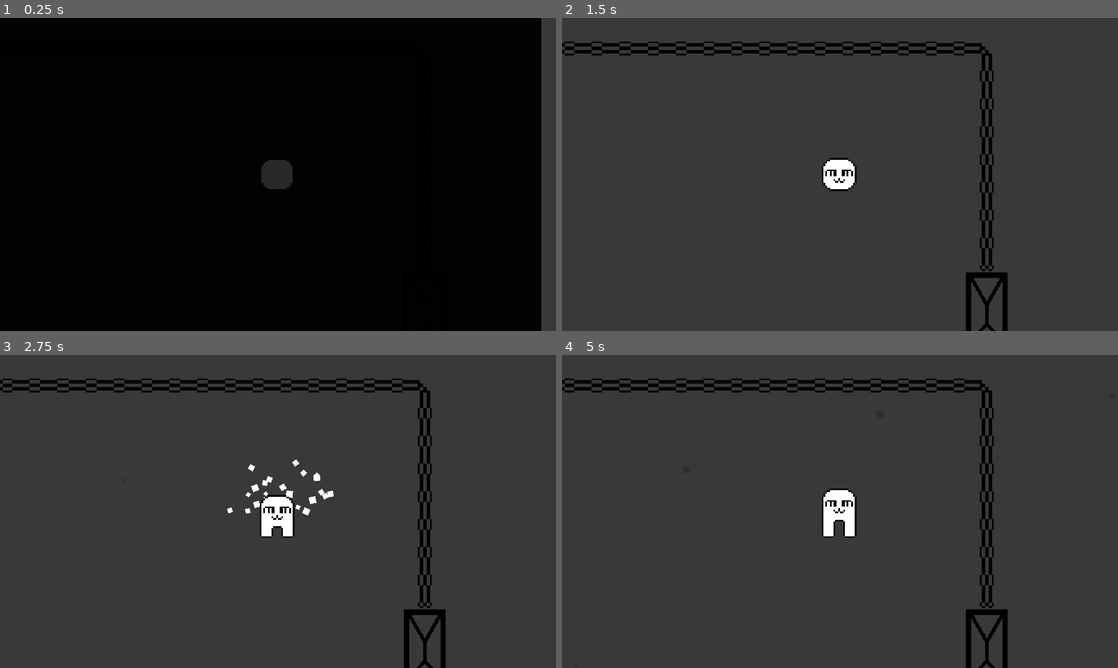
Above: before the commit, frames 1-4 (two rows, left to right).
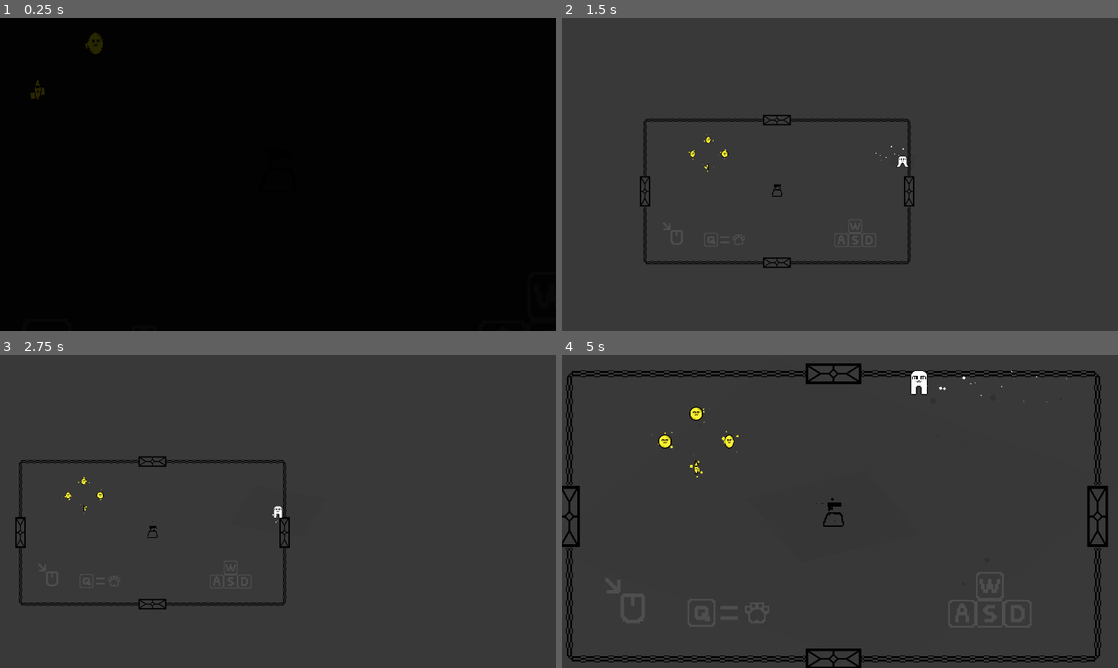
Above: after the commit, the same moments.

Repository: Jurgwem/roguelike
Game: Godot game, scene res://SCENES/game.tscn
Two runs of this game, one before a commit and one after it. Both use one fixed random seed, a clock stepped at 60 frames per second and the inputs below. This scene is started directly instead of the project's main scene.
Inputs (mouse positions are in pixels of both pictures, inside the frame that each line leads up to):
- Up to frame 1 (0.25 s): no input
- Up to frame 2 (1.5 s): move the mouse to (962, 158) at 0.52 s; press the mouse at (962, 158) at 0.53 s; hold D (right) 0.53-1.28 s; move the mouse to (728, 190) at 1.27 s; release the mouse at (728, 190) at 1.28 s; hold S (down) from 1.28 s (still down); tap Alt (dev) at 1.35 s
- Up to frame 3 (2.75 s): click (166, 527) at 1.55 s; move the mouse to (333, 442) at 2.02 s; release S (down) at 2.03 s; press the mouse at (333, 442) at 2.03 s; hold D (right) from 2.03 s (still down)
- Up to frame 4 (5 s): move the mouse to (812, 574) at 2.77 s; release D (right) at 2.78 s; release the mouse at (812, 574) at 2.78 s; hold W (up) 2.78-3.53 s; tap Q (unequip) at 2.85 s; click (812, 574) at 3.05 s; move the mouse to (1006, 558) at 3.52 s; press the mouse at (1006, 558) at 3.53 s; hold A (left) from 3.53 s (still down); move the mouse to (673, 464) at 4.27 s; release the mouse at (673, 464) at 4.28 s; tap Alt (dev) at 4.35 s; click (673, 464) at 4.55 s

The runs differ from the first frame. In frame 1, 3.3% of the frame differs, in the area x 5-100%, y 0-100%; in frame 2, 5.1%; in frame 3, 5.5%; in frame 4, 8.4%, in the area x 0-99%, y 2-100%.

Commit message:
fixed a shooting related bug

Diff:
--- a/INST/room.tscn
+++ b/INST/room.tscn
@@ -20,7 +20,7 @@
 a = Vector2(-60, 335)
 b = Vector2(60, 334)
 
-[node name="Room" type="Node"]
+[node name="Room" type="Node2D"]
 
 [node name="Room_Iterate" type="StaticBody2D" parent="."]
 script = ExtResource("1_pgnb6")
--- a/SCENES/start.tscn
+++ b/SCENES/start.tscn
@@ -269,6 +269,7 @@
 amount = 16
 process_material = SubResource("ParticleProcessMaterial_6omph")
 lifetime = 5.5
+preprocess = 10.0
 fixed_fps = 60
 
 [node name="fall" type="GPUParticles2D" parent="bg"]
--- a/SCRIPTS/camera.gd
+++ b/SCRIPTS/camera.gd
@@ -63,7 +63,8 @@
 
 
 func _on_game_manager_finished_transition_fade() -> void:
-	await get_tree().create_timer(5).timeout
+	if !gm.isDev:
+		await get_tree().create_timer(5).timeout
 	position = Vector2(0, 0)
 	playZoom = true;
 	#for i in 100:
--- a/SCRIPTS/game_manager.gd
+++ b/SCRIPTS/game_manager.gd
@@ -57,6 +57,6 @@
 		$UI/FPS.text = str("FPS: ", Engine.get_frames_per_second());
 		$UI/roomPos.text = str("roomPos: ", roomPos);
 	else:
-		$UI/FPS.queue_free();
-		$UI/roomPos.queue_free();
+		$UI/FPS.visible = false;
+		$UI/roomPos.visible = false;
 	pass
--- a/SCRIPTS/gen_room.gd
+++ b/SCRIPTS/gen_room.gd
@@ -6,6 +6,8 @@
 @onready var door : Resource = load("res://INST/wall.tscn")
 @onready var raycast : RayCast2D = $raycast;
 
+var x : int = 0;
+var y : int = 0;
 var used : bool= false;
 @export var direction : String;
 
@@ -19,7 +21,6 @@
 		gm.doorCounter+=1;
 	else:
 		gm.doorCounter = 0;
-
 
 func _on_body_entered(body: Node2D) -> void:
 	if raycast.is_colliding():
@@ -37,6 +38,6 @@
 			print("room count: ", gm.roomCount);
 			#add_child(instance);
 			print("Room Parent: ", get_parent().get_parent().name)
-			var roomInstance : Node = room.instantiate();
+			var roomInstance : Node2D = room.instantiate();
 			$"../..".add_child(roomInstance);
 			used = true;
--- a/SCRIPTS/player.gd
+++ b/SCRIPTS/player.gd
@@ -68,7 +68,7 @@
 			$walkPart.emitting = true;
 			yvel -= accel;
 
-		if Input.is_action_pressed("shoot") and !isOnCooldown and !isReloading and !shooting and gm.weapon != "none":
+		if Input.is_action_pressed("shoot") and gm.currentAmmo >= 1 and !isOnCooldown and !isReloading and !shooting and gm.weapon != "none":
 			shoot.emit();
 			shooting = true;
 
@@ -83,12 +83,13 @@
 
 
 func _on_game_manager_finished_transition_fade() -> void:
-	print("start anim")
-	$AnimatedSprite2D.animation = "wakeUp"
-	await get_tree().create_timer(2.3).timeout
-	$introPart.emitting = true;
-	await get_tree().create_timer(2.7).timeout
-	print("anim finished")
-	$AnimatedSprite2D.animation = "idle"
+	if !gm.isDev:
+		print("start anim")
+		$AnimatedSprite2D.animation = "wakeUp"
+		await get_tree().create_timer(2.3).timeout
+		$introPart.emitting = true;
+		await get_tree().create_timer(2.7).timeout
+		print("anim finished")
+		$AnimatedSprite2D.animation = "idle"
 	canMove = true;
 	pass # Replace with function body.
--- a/SCRIPTS/start_button.gd
+++ b/SCRIPTS/start_button.gd
@@ -23,9 +23,7 @@
 
 func _ready() -> void:
 	$Button.modulate.a = 0;
-	$"../bg/bgm".speed_scale = 10;
-	await get_tree().create_timer(1).timeout;
-	$"../bg/bgm".speed_scale = 1;
+	#await get_tree().create_timer(1).timeout;
 	chance = randf();
 	if chance <= 0.5:
 		$"../bg/fall".emitting = false;
